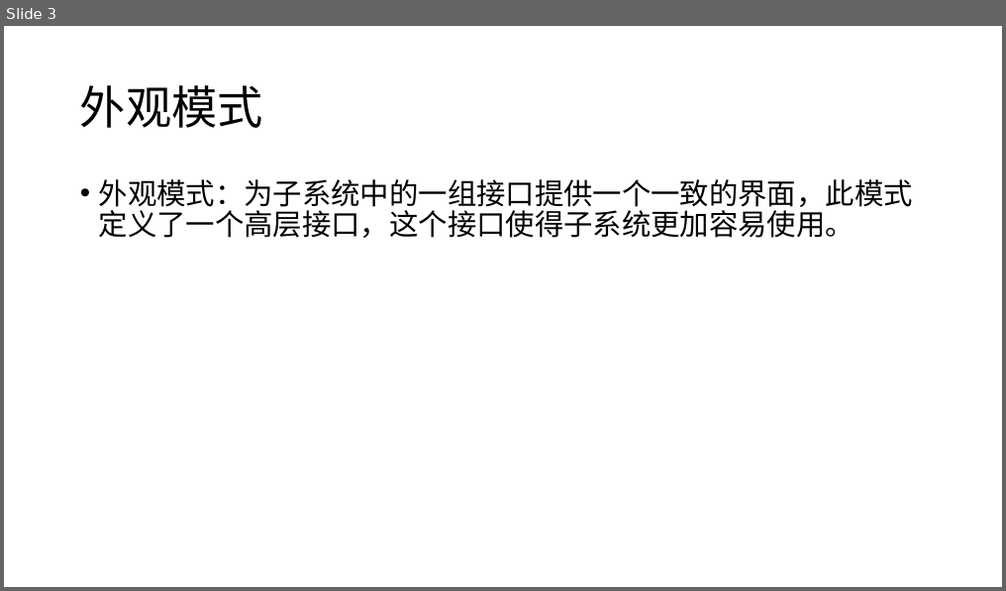
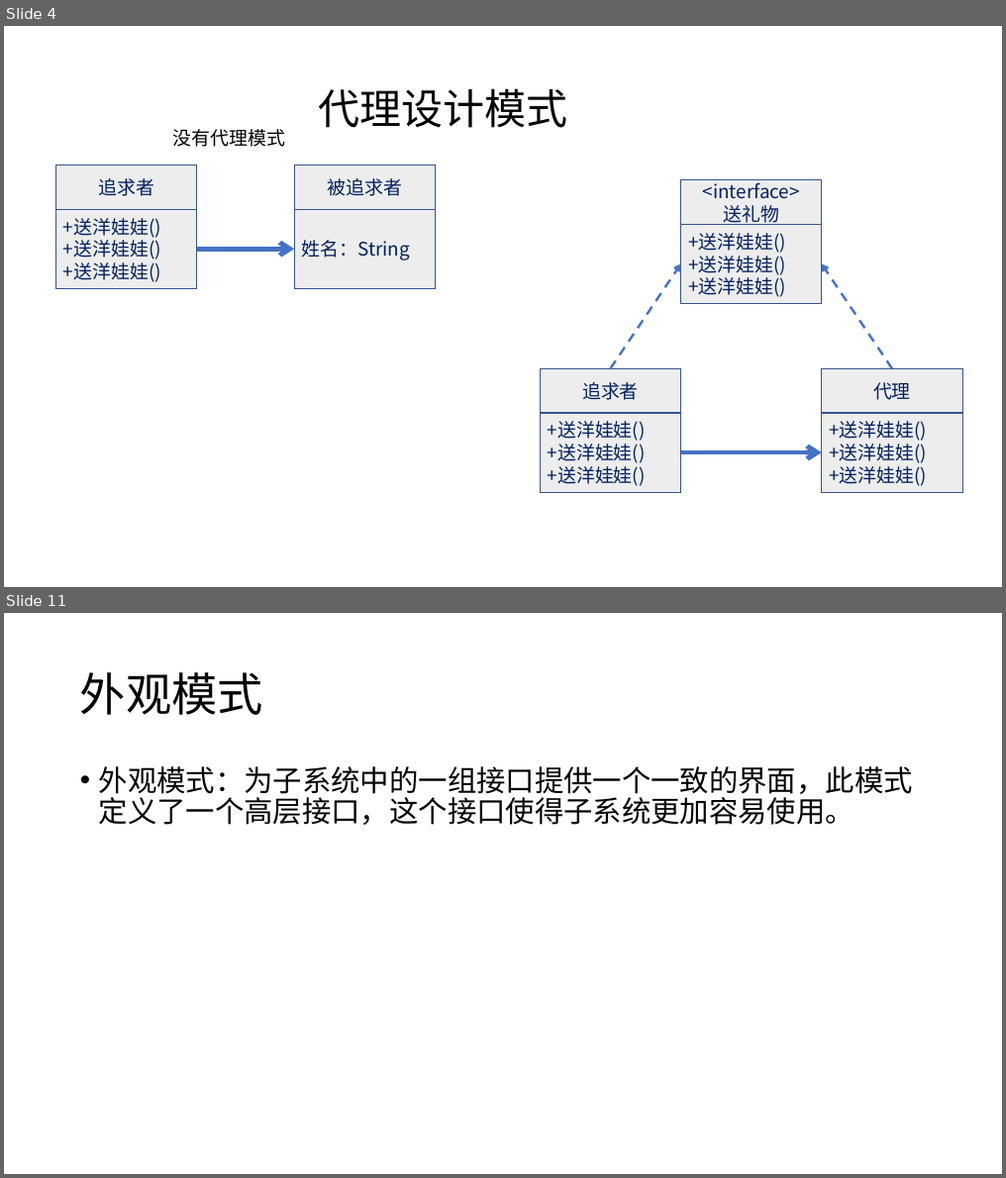
Before and after one commit to CYZZ/shejimoshi, a slide deck: 0329分享会资料/设计模式0328.pptx. Shown one above the other, each under a label of ours: slide 3 before the commit, slides 4 and 11 after it; the slides between them are not shown. The pictures are 1006x591 and 1006x1178 pixels, drawn with LibreOffice and Linux fonts; fonts in the diff are those of the drawing. Boxes give left, top, right and bottom in pixels: in the first picture for what was removed or moved away, otherwise in the second. Text is boxed around its words. In the diff, an @@ line names an element or a change of style, - is before the commit and + after.

```diff
--- a/0329分享会资料/设计模式0328.pptx
+++ b/0329分享会资料/设计模式0328.pptx
@@ slide 4 added at <box>4,26,1002,587</box>, background #FFFFFF @@
@@ title added at <box>319,88,568,128</box>, 40 pt, text #000000 @@
+代理设计模式
@@ text added at <box>173,129,285,147</box>, 18 pt, text #000000 @@
+没有代理模式
@@ rectangle added at <box>55,166,196,209</box>, fill #EDEDED, outline #325491 1 pt, 18 pt, text #002060 @@
+追求者
@@ rectangle added at <box>294,166,436,209</box>, fill #EDEDED, outline #325491 1 pt, 18 pt, text #002060 @@
+被追求者
@@ rectangle added at <box>681,180,822,224</box>, fill #EDEDED, outline #325491 1 pt, 18 pt, text #002060 @@
+<interface>
+送礼物
@@ rectangle added at <box>55,209,196,288</box>, fill #EDEDED, outline #325491 1 pt, 18 pt, text #002060 @@
++送洋娃娃()
++送洋娃娃()
++送洋娃娃()
@@ rectangle added at <box>294,209,436,288</box>, fill #EDEDED, outline #325491 1 pt, 18 pt, text #002060 @@
+姓名：String
@@ rectangle added at <box>681,224,822,304</box>, fill #EDEDED, outline #325491 1 pt, 18 pt, text #002060 @@
++送洋娃娃()
++送洋娃娃()
++送洋娃娃()
@@ arrow added from (197, 249) to (294, 249), #4472C4 4.5 pt @@
@@ arrow added from (611, 369) to (681, 264), #4472C4 2.25 pt dashed @@
@@ arrow added from (892, 369) to (822, 264), #4472C4 2.25 pt dashed @@
@@ rectangle added at <box>540,369,681,413</box>, fill #EDEDED, outline #325491 1 pt, 18 pt, text #002060 @@
+追求者
@@ rectangle added at <box>822,369,962,413</box>, fill #EDEDED, outline #325491 1 pt, 18 pt, text #002060 @@
+代理
@@ rectangle added at <box>540,413,681,492</box>, fill #EDEDED, outline #325491 1 pt, 18 pt, text #002060 @@
++送洋娃娃()
++送洋娃娃()
++送洋娃娃()
@@ rectangle added at <box>822,413,962,492</box>, fill #EDEDED, outline #325491 1 pt, 18 pt, text #002060 @@
++送洋娃娃()
++送洋娃娃()
++送洋娃娃()
@@ arrow added from (681, 453) to (822, 453), #4472C4 4.5 pt @@
@@ what was slide 3 is now slide 11 @@
```
Also in this commit, not shown: 9 other slides added, 2 slides removed, 1 other file.
